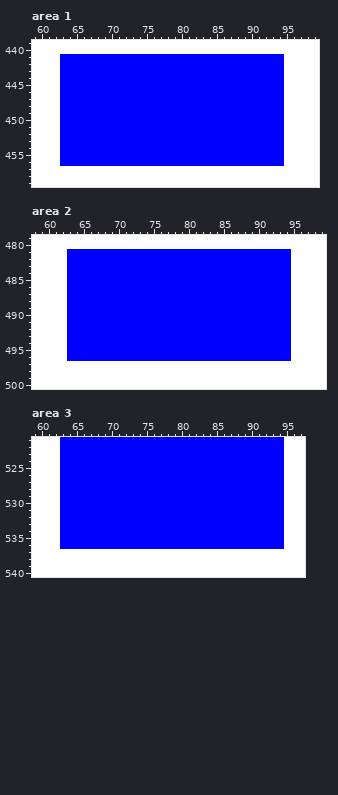
Pixel-art file: src/trains/e3_series/e3_series.aseprite. Above, as it was before the edit.
296x561 pixels, 1 frame. Colours within 5 levels of each other are drawn and written as one. Shown: area 1: x 59..99, y 439..459; area 2: x 58..99, y 479..500; area 3: x 59..97, y 521..540. The commit also changed other parts of the picture, which this record leaves out.
New version:
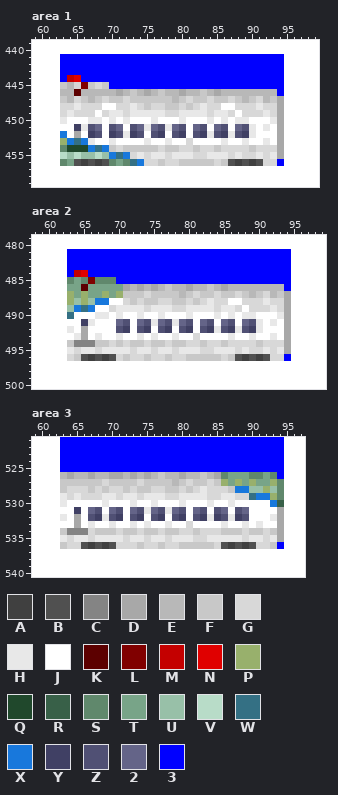
Palette (. is transparent): A #404040  B #505050  C #848484  D #a8a8a8  E #b8b8b8  F #c8c8c8  G #d8d8d8  H #e8e8e8  J #ffffff  K #5c0000  L #800000  M #c40000  N #e00000  P #98b06c  Q #20482c  R #386048  S #60886c  T #78a488  U #98c0a8  V #b8dcc8  W #347084  X #1878dc  Y #404064  Z #505074  2 #646488  3 #0000ff
Difference:
layer "Toreiyu/Toreiyu Sprites" now shown
layer "Toreiyu/Toreiyu Pantos" now shown
Changed rows in their new state; - is an unchanged pixel.
Area 1, layers "Toreiyu/Toreiyu Pantos", "Toreiyu/Toreiyu Sprites":
first column x 63:
444 -MN-----------------------------
445 FEGLFGF-------------------------
446 EEKEEEEEDEFEDEFEEDEEFEDEEEEEEEE-
447 FEGFEFGFFGFFFFFFEFGFFGFFGFEFGEFD
448 GGHGGGJJGGHGFGGFFGFGHGGJJGGGHGGD
449 GHGGGJGHHGHHHHHGGHHHHGHHGJGGGHGD
450 HJJJHHJHJHJJJHJJJHJJJHJHJHHJJJHD
451 JJYHZ2JZ2JZ2H2ZH2ZJ2ZJ2ZJ2ZHJHJD
452 XJDJYZJYZHYZJZYJZYJZYHZYHZYHJJJD
453 PXWXHJJHJJJJHJJHJJGJJJJHJJHJJHJD
454 SQQQXWXFGFFFFFGFFGGFGGFGGGGFGGGD
455 VUVUUVUXWXGHGHHGHHHGGHHHGHGGHGHD
456 STBABABSTSWXGGFGGFFFFFGFBABABGG-
Area 2, layers "Toreiyu/Toreiyu Pantos", "Toreiyu/Toreiyu Sprites":
first column x 63:
484 -MN-----------------------------
485 STSLSSS-------------------------
486 TTKTTTTTDEDEDEFEEDEEFEDEEEEEEEE-
487 PTPTTPTPFFFGFFFFEFGFFGFFGFEFGEFD
488 PUPUXXJJGFGFFGGFFGFGHGGJJGGGHGGD
489 UXWXJJGHHHHGHHHGGHHHHGHHGJGGGHGD
490 WJJJHHJHJJHJJHJJJHJJJHJHJHHJJJHD
491 JJYHJJJ2ZJ2ZH2ZH2ZJ2ZJ2ZJ2ZHJHJD
492 HJDJJJJZYJZYJZYJZYJZYHZYHZYHJJJD
493 JHDJHJJHJJHJHJJHJJGJJJJHJJHJJHJD
494 FCCCFFGFGFFGFFGFFGGFGGFGGGGFGGGD
495 HGHHGHHHHGHHGHHGHHHGGHHHGHGGHGHD
496 GFBABABGFGGFGGFGGFFFFFGFBABABGG-
Area 3, layer "Toreiyu/Toreiyu Sprites":
first column x 63:
526 EDEEDEEDDEDEDEFEEDEEFEDSTTTSSTS-
527 FFFFFFGFFFFGFFFFEFGFFGFPTPTPTTPS
528 FGGGFGFGGFGFFGGFFGFGHGGGFXXUUPUS
529 HGHGGGHHGHHGHHHGGHHHHGGHHGGWXXPS
530 HJJJJJHJJJHJJHJJJHJJJHJJHJJJJJXR
531 JJYJ2ZJ2ZJ2ZH2ZH2ZJ2ZJZ2JZ2JJJJD
532 HJDJZYHZYJZYJZYJZYJZYHYZHYZJJJHD
533 JJDJHJJHJJHJHJJHJJGJJJJHJJHJHJJD
534 FCCCGFFFGFFGFFGFFGGFGGGFFFGFFGFD
535 HGHHGHHHHGHHGHHGHHHGGHHHHHGHHGHD
536 FGGBABABGGGFGGFGGFFFFFGBABABGGF-
Pixel boxes of the changes (left, top, right, bottom) in both pictures:
changed: (60, 75, 284, 166)
changed: (67, 270, 291, 361)
changed: (60, 472, 284, 549)
